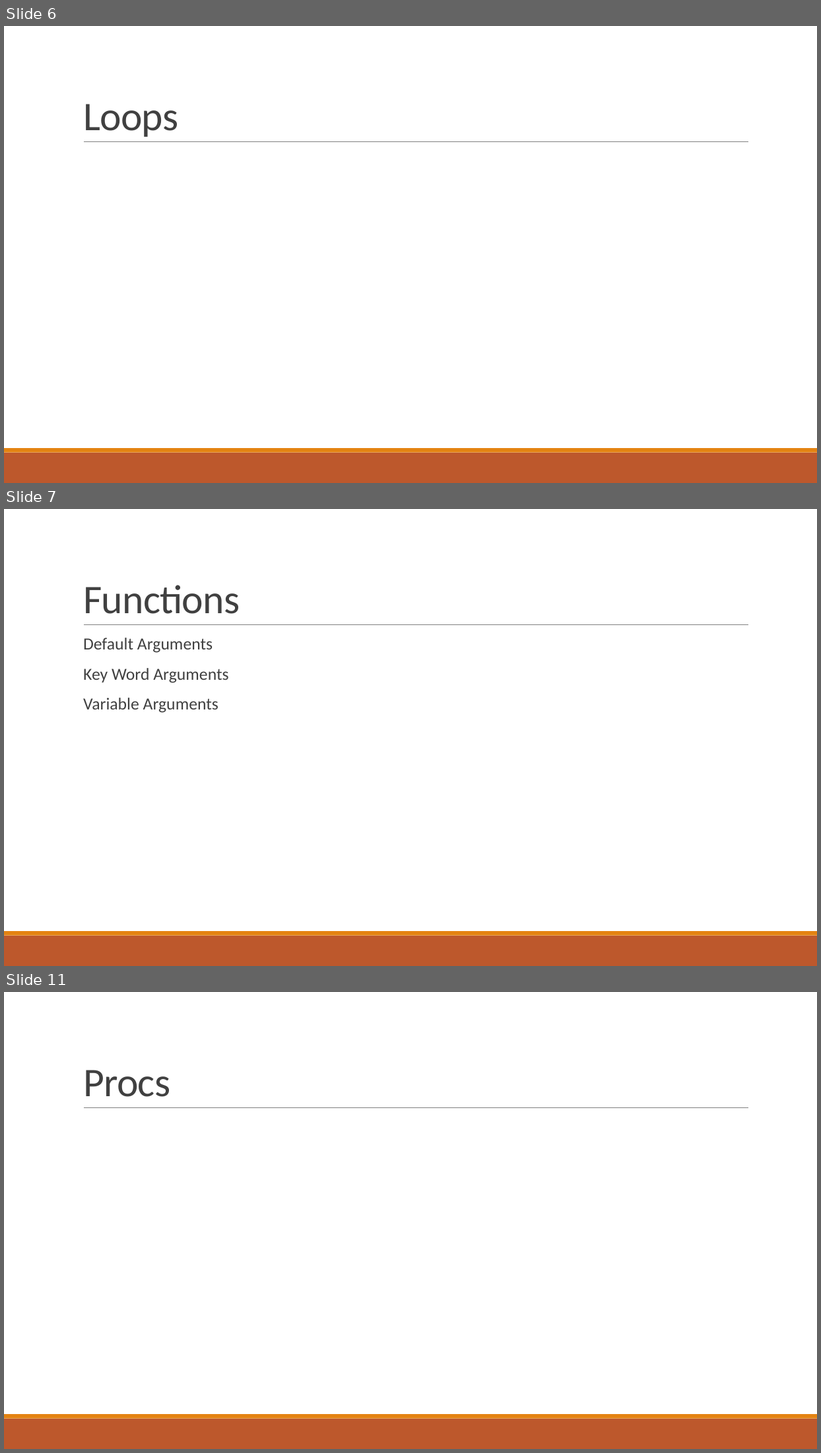
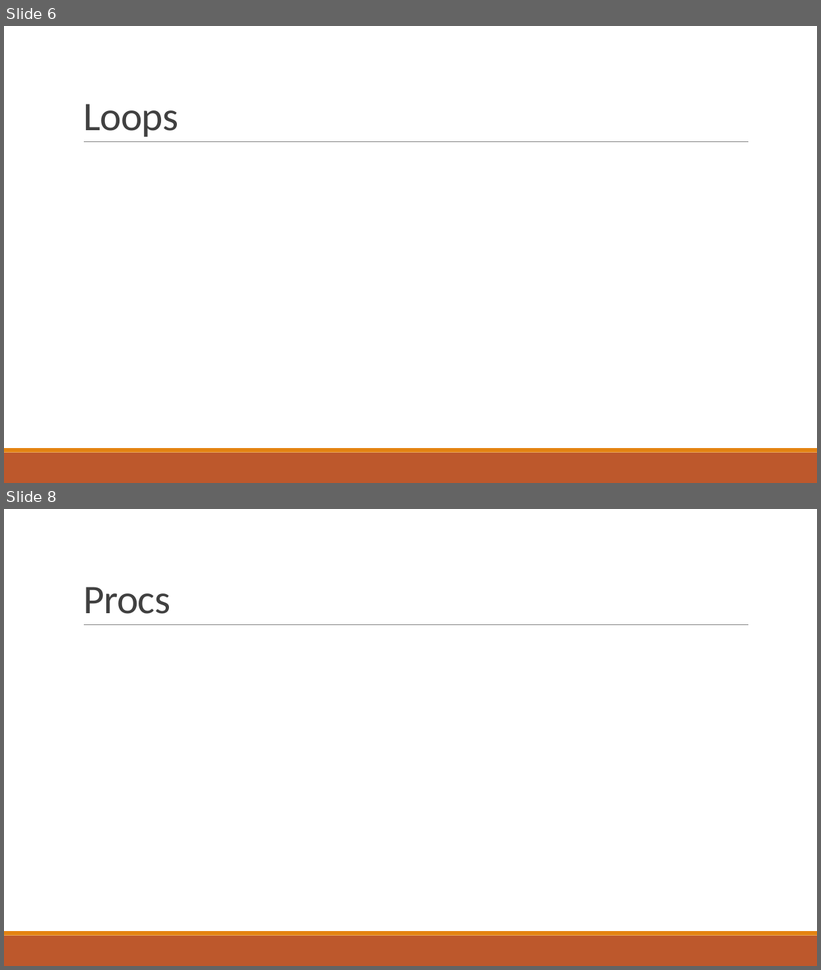
Before and after one commit to pawan9489/TeachingRuby, a slide deck: Presentations/Session3-Functions&FlowControl.pptx. Shown one above the other, each under a label of ours: slides 6, 7 and 11 before the commit, slides 6 and 8 after it; the slides between them are not shown. The pictures are 821x1453 and 821x970 pixels, drawn with LibreOffice and Linux fonts; fonts in the diff are those of the drawing. Boxes give left, top, right and bottom in pixels: in the first picture for what was removed or moved away, otherwise in the second. Text is boxed around its words. In the diff, an @@ line names an element or a change of style, - is before the commit and + after.

```diff
--- a/Presentations/Session3-Functions&FlowControl.pptx
+++ b/Presentations/Session3-Functions&FlowControl.pptx
@@ slide 7 removed at [4, 509, 817, 966], background #FFFFFF; not listed: 3 template elements that a slide beside it also shows @@
@@ title removed at [83, 585, 240, 614] @@
-Functions
@@ text removed at [83, 638, 228, 713] @@
-  Default Arguments
-  Key Word Arguments
-  Variable Arguments
@@ what was slide 11 is now slide 8 @@
```
Also in this commit, not shown: 1 slide added, 3 other slides removed, 25 other files.
